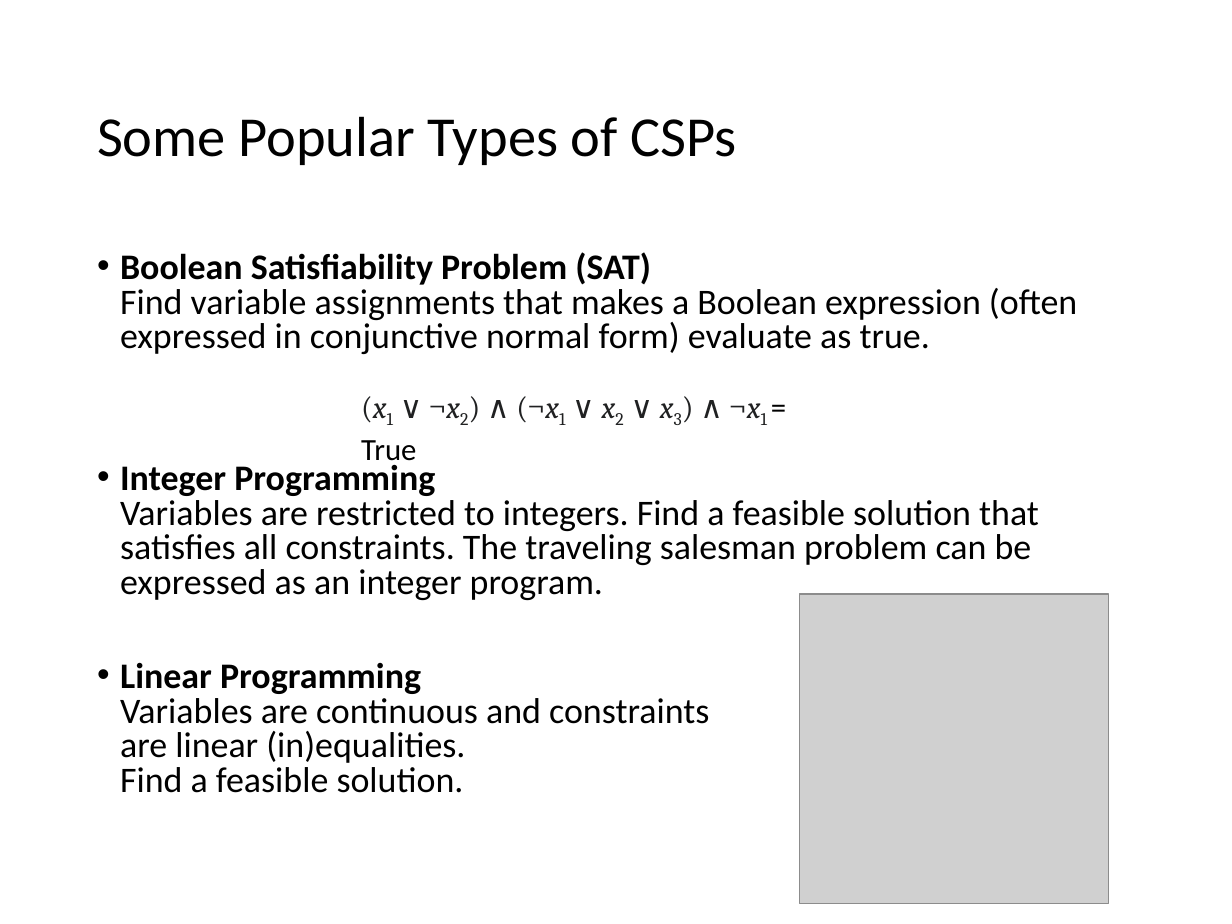
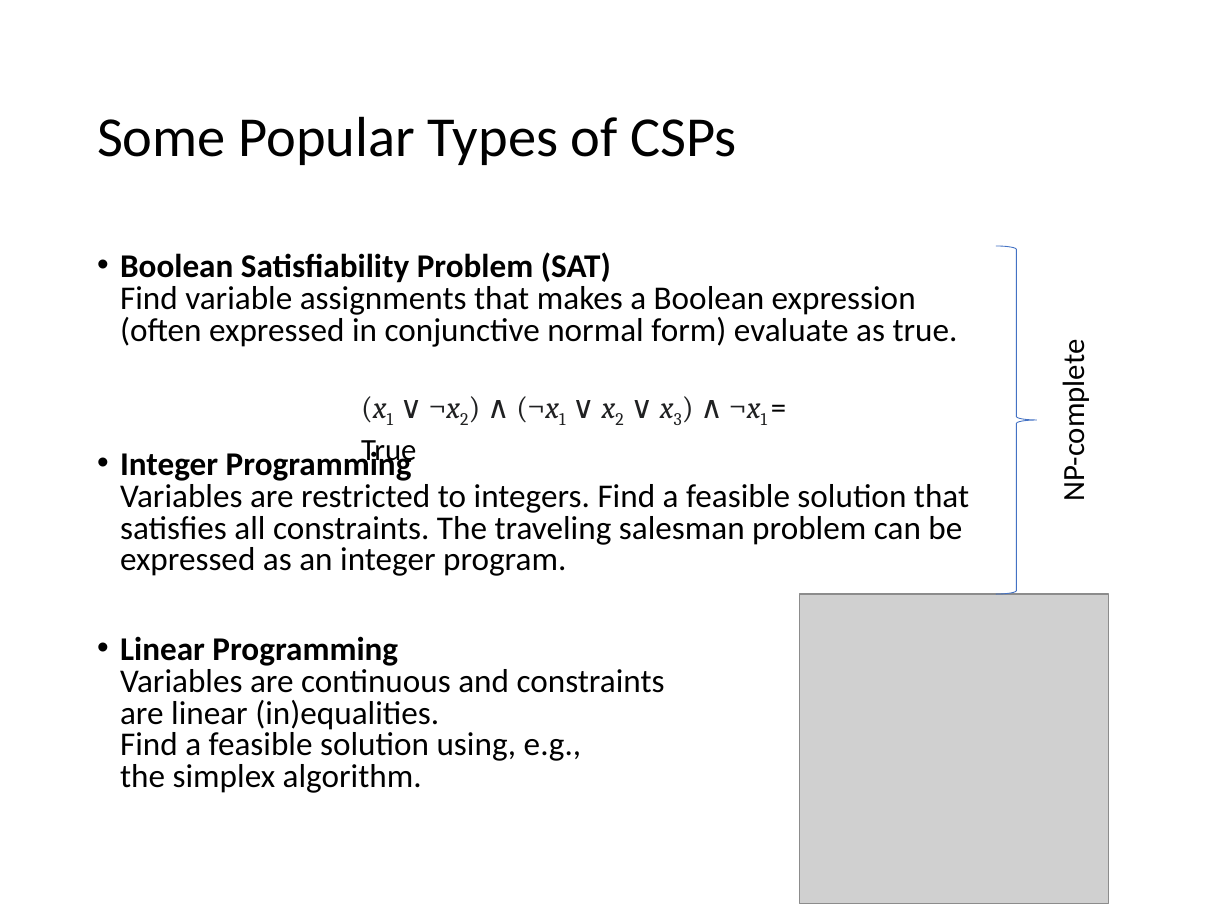
Before and after one commit to mhahsler/CS7320-AI, a slide deck: slide 9 of slides/06_CSP.pptx. Drawn at 1232x924 pixels with LibreOffice and Linux fonts; fonts in the diff are those of the drawing; grey boxes stand for pictures. Boxes give left, top, right and bottom in pixels: in the first picture for what was removed or moved away, otherwise in the second. Text is boxed around its words. In the diff, an @@ line names an element or a change of style, - is before the commit and + after.

```diff
--- a/slides/06_CSP.pptx
+++ b/slides/06_CSP.pptx
@@ text at <box>120,252,969,576</box>: size 21 to 19.4 pt in "Boolean Satisfiability Problem (SAT) Find variable assignmen ...", "Integer Programming Variables are restricted to integers. ..." @@
@@ right brace added at <box>995,246,1036,595</box>, outline #4472C4 0.5 pt @@
@@ text added at <box>1055,356,1093,497</box>, 18 pt, text #000000 @@
+NP-complete
@@ text at <box>120,636,665,793</box>: text changed; size 21 to 19.4 pt @@
-• Linear Programming
-  Variables are continuous and constraints
-  are linear (in)equalities.
-  Find a feasible solution.
+• Linear Programming
+  Variables are continuous and constraints
+  are linear (in)equalities.
+  Find a feasible solution using, e.g.,
+  the simplex algorithm.
```
Also in this commit, not shown: 2 other slides changed, 1 other file.
